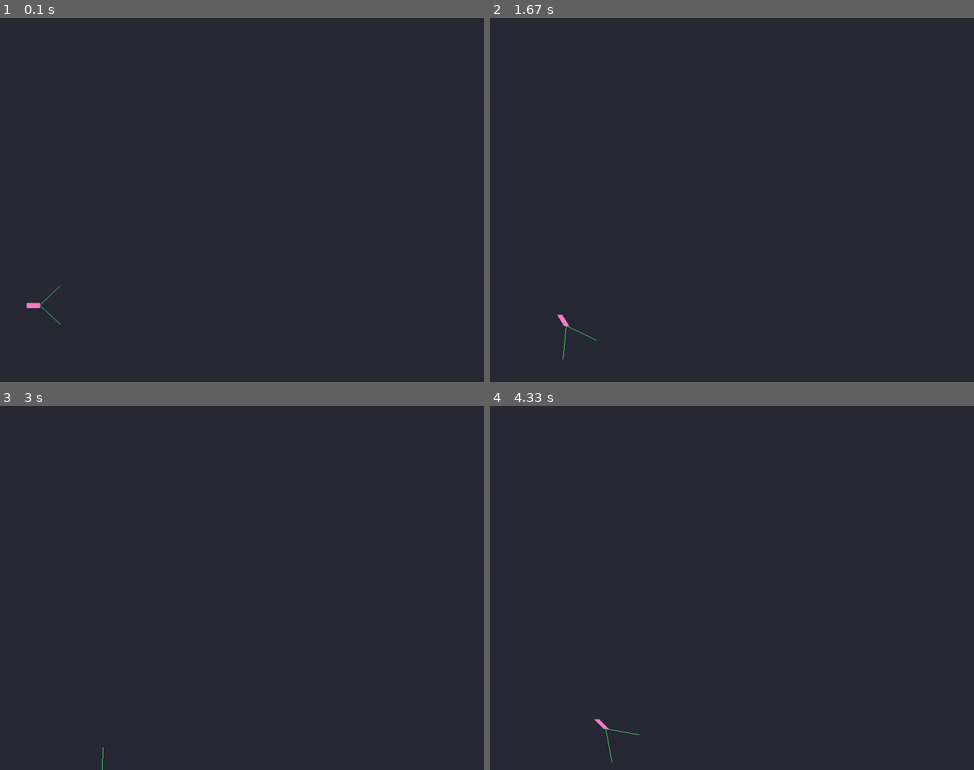
Above: before the commit, frames 1-4 (two rows, left to right).
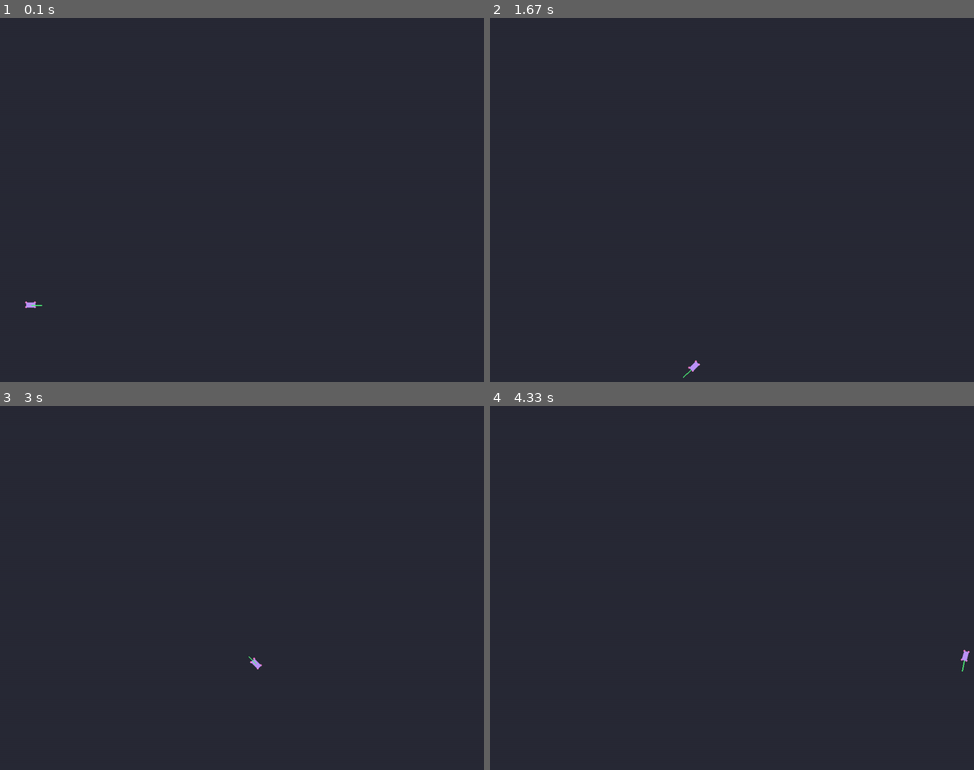
Above: after the commit, the same moments.

Repository: Edwardhk/pygame_car
Game: pygame game, started from main.py
Same seed, same stepped clock (60 frames per second), same inputs: the game is played once before the commit and once after it.
Inputs:
- Up to frame 1 (0.1 s): no input
- Up to frame 2 (1.67 s): hold Right 0.33-0.8 s; hold R 0.83-1.13 s; hold Up 0.83-1.13 s; hold Up 1.17-1.47 s; hold Right from 1.5 s (still down)
- Up to frame 3 (3 s): release Right at 1.97 s; hold Left 2-2.53 s; hold Down 2.57-2.87 s; hold Left from 2.9 s (still down)
- Up to frame 4 (4.33 s): release Left at 3.3 s; hold Up 3.33-3.7 s; hold Right from 3.73 s (still down)

The runs differ from the first frame. In frame 1, less than 0.1% of the frame differs, in the area x 5-13%, y 73-85%; in frame 2, 0.1%, in the area x 13-44%, y 81-99%; in frame 3, less than 0.1%; in frame 4, 0.1%.

Commit message:
[CONFIG] Render car as proper polygon using velocity, added more pre-defined props

Diff:
--- a/main.py
+++ b/main.py
@@ -1,45 +1,58 @@
 import pygame
-import math
+import pygame.gfxdraw
 import numpy as np
 
 # Display & color
 BG = (40, 42, 54)
 FG = (248, 248, 242)
+GREY = (68, 71, 90)
 PINK = (255, 121, 198)
 GREEN = (80, 250, 123)
+PURPLE = (189, 147, 249)
+WHITE = (248, 248, 242)
 SCREEN_RESOLUTION = (1200, 800)
 
 # Car config
-MAX_SPEED = 30
-ROTATE_ANGLE = 15
+CAR_HEIGHT = 20
+CAR_WIDTH = 10
+MAX_SPEED = 10
+ROTATE_ANGLE = 8
 INIT_POSITION = (200, 650)
+IN_ANGLE = np.rad2deg(np.arctan(CAR_WIDTH / CAR_HEIGHT))
 
 
 class Car:
     def __init__(self):
         self.speed = 1
         self.angle = 0
-        self.height = 50
-        self.width = 30
+        self.height = CAR_HEIGHT
+        self.width = CAR_WIDTH
         self.off = pygame.math.Vector2(INIT_POSITION)
-        self.pos = pygame.math.Vector2(self.height / 2, 0)
+        self.vel = pygame.math.Vector2(self.height / 2, 0)
 
     def move(self, keys):
         if keys[pygame.K_LEFT]:
-            self.pos.rotate_ip(-ROTATE_ANGLE)
+            self.vel.rotate_ip(-ROTATE_ANGLE)
         elif keys[pygame.K_RIGHT]:
-            self.pos.rotate_ip(ROTATE_ANGLE)
+            self.vel.rotate_ip(ROTATE_ANGLE)
         if keys[pygame.K_UP]:
-            self.speed = MAX_SPEED if self.speed + 3 > MAX_SPEED else self.speed + 2
+            self.speed = MAX_SPEED if self.speed + 1 > MAX_SPEED else self.speed + 1
         elif keys[pygame.K_DOWN]:
-            self.speed = 0 if self.speed <= 10 else self.speed - 10
+            self.speed = 0 if self.speed <= 3 else self.speed - 3
 
         # Reset
         if keys[pygame.K_r]:
             self.speed = 1
             self.angle = 0
             self.off = pygame.math.Vector2(INIT_POSITION)
-            self.pos = pygame.math.Vector2(self.height / 2, 0)
+            self.vel = pygame.math.Vector2(self.height / 2, 0)
+
+    def get_polygon_edges(self):
+        car_edge_angle = [IN_ANGLE, 180 - IN_ANGLE, IN_ANGLE - 180, -IN_ANGLE]
+        car_edge_point = []
+        for edge_angle in car_edge_angle:
+            car_edge_point.append(self.off + self.vel.rotate(edge_angle))
+        return car_edge_point
 
 
 class GameWorld:
@@ -50,16 +63,22 @@
     def render(self):
         self.win.fill(BG)
         for car in self.car_arr:
-            print(f"Current speed: {car.speed}")
-            car.speed += 0.01
-            car_head = car.off + car.pos
-            pygame.draw.line(self.win, PINK, car.off, car_head, 10)
-            car.off += car.pos.normalize() * car.speed
-            pygame.draw.line(self.win, GREEN, car_head,
-                             car.off + car.pos.rotate(30) * 3, 1)
-            pygame.draw.line(self.win, GREEN, car_head,
-                             car.off + car.pos.rotate(-30) * 3, 1)
-            # pygame.draw.circle(self.win, GREEN, (int(dest[0]), int(dest[1])), 4)
+            if car.speed < MAX_SPEED:
+                car.speed += 0.001
+            edges_xy = car.get_polygon_edges()
+
+            # Car wheel rendering
+            for edge in edges_xy:
+                pygame.draw.circle(
+                    self.win, PINK, (int(edge[0]), int(edge[1])), 2)
+
+            # Car body rendering
+            car.off += car.vel.normalize() * car.speed
+            pygame.draw.polygon(self.win, PURPLE, edges_xy)
+
+            # Simulate the angle of sensor
+            pygame.draw.line(self.win, GREEN, car.off,
+                             car.off + car.vel * 2, 2)
             pygame.display.update()
 
 
@@ -76,7 +95,7 @@
                 pygame.quit()
 
         # Main flow
-        pygame.time.delay(50)
+        pygame.time.delay(10)
         keys = pygame.key.get_pressed()  # should return tuple of all keys pressed boolean
         if sum(keys) != 0:
             car0.move(keys)
